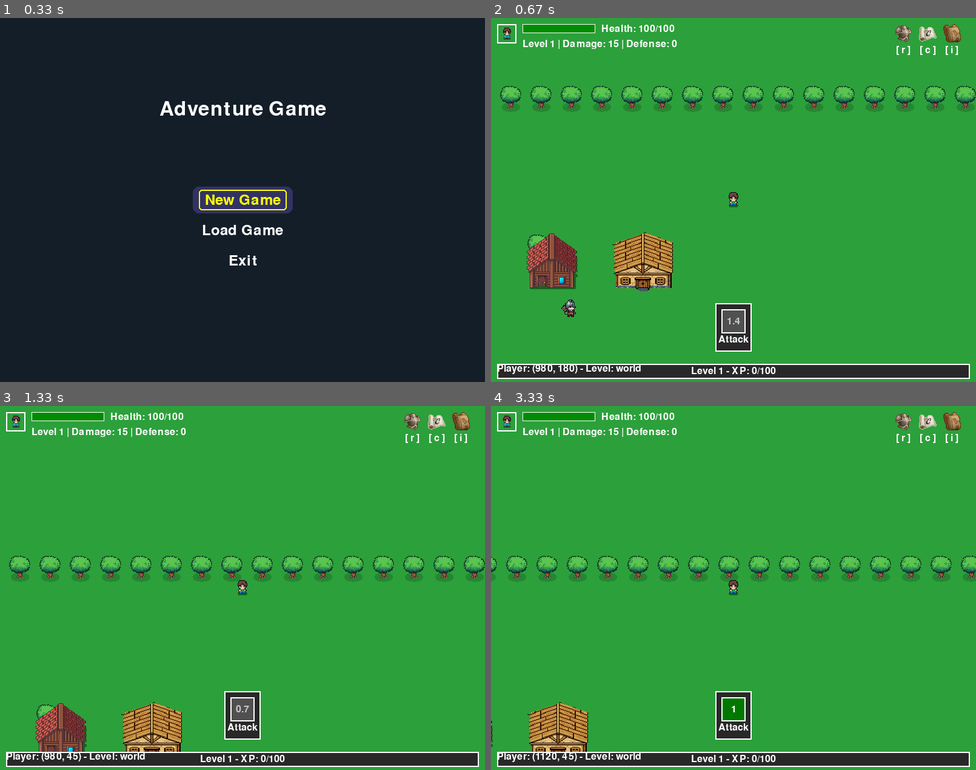
Above: before the commit, frames 1-4 (two rows, left to right).
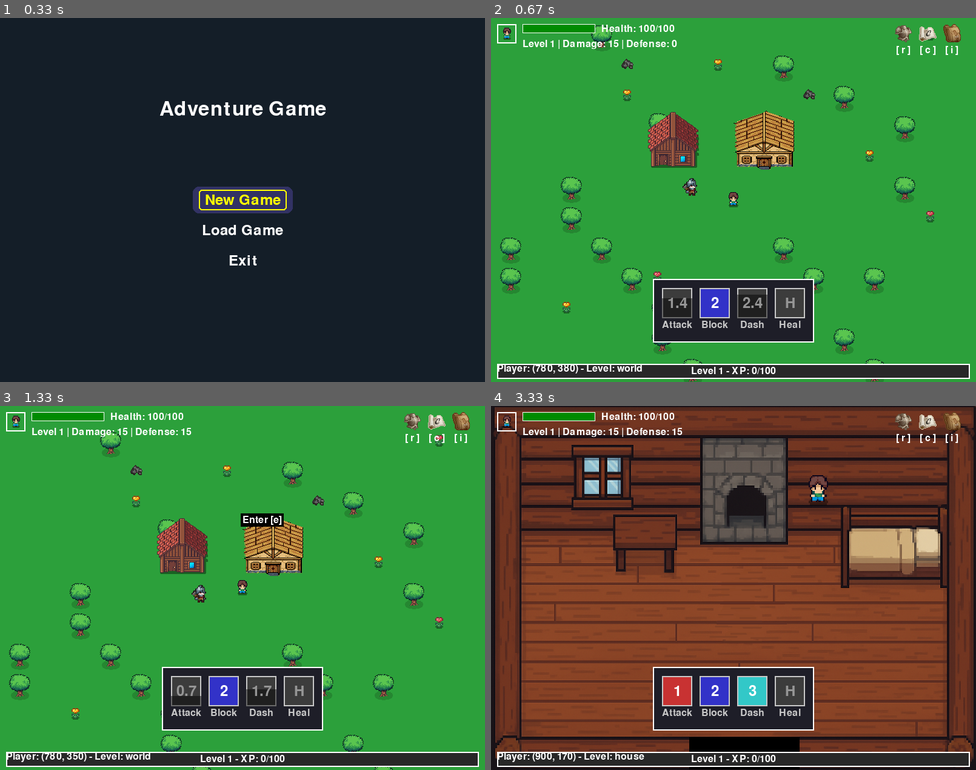
Above: after the commit, the same moments.

Repository: Woodmatthewj522/2DPyGame1
Game: pygame game, started from PythonApplication1/PythonApplication1.py
Two runs of this game, one before a commit and one after it. Both use one fixed random seed, a clock stepped at 60 frames per second and the inputs below.
Inputs:
- Up to frame 1 (0.33 s): no input
- Up to frame 2 (0.67 s): tap Space at 0.33 s
- Up to frame 3 (1.33 s): hold 2 0.67-1.13 s; hold W 0.67-1.13 s; tap 3 at 1.17 s
- Up to frame 4 (3.33 s): tap E at 1.5 s; hold 1 1.83-2.3 s; hold W 1.83-2.3 s; hold W 2.33-2.8 s; hold D 2.83-3.3 s; tap 2 at 2.98 s

Frame 1 is identical in both runs. In frame 2, 18% of the frame differs, in the area x 1-100%, y 2-100%; in frame 3, 17%; in frame 4, 95%, in the area x 0-100%, y 0-100%.

Commit message:
player damage error

Diff:
--- a/PythonApplication1/PythonApplication1.py
+++ b/PythonApplication1/PythonApplication1.py
@@ -1,8 +1,3 @@
-### boss room floor is black, kind of like that
-# respawn after  boss death is in dungeon
-
-
-
 ## -*- coding: utf-8 -*-
 import os
 import random
@@ -57,10 +52,10 @@
 
 # Equipment GUI constants
 EQUIPMENT_SLOT_SIZE = 40
-EQUIPMENT_GAP = 15
+EQUIPMENT_GAP = 20
 EQUIPMENT_ROWS = 2
 EQUIPMENT_COLS = 4
-EQUIPMENT_PANEL_WIDTH = 4 * EQUIPMENT_SLOT_SIZE + 5 * EQUIPMENT_GAP + 20
+EQUIPMENT_PANEL_WIDTH = 4 * EQUIPMENT_SLOT_SIZE + 4 * EQUIPMENT_GAP + 20
 EQUIPMENT_PANEL_HEIGHT = 2 * EQUIPMENT_SLOT_SIZE + 4 * EQUIPMENT_GAP + 100  # Extra space for stats
 EQUIPMENT_X = (WIDTH - EQUIPMENT_PANEL_WIDTH) // 2
 EQUIPMENT_Y = (HEIGHT - EQUIPMENT_PANEL_HEIGHT) // 2
@@ -69,7 +64,9 @@
 DUNGEON_SIZE = 30
 DUNGEON_SPAWN_X = 5 * TILE_SIZE
 DUNGEON_SPAWN_Y = 5 * TILE_SIZE
-
+player_movement_history = []
+is_dashing = False
+dash_cooldown = 0
 # Music constants
 MUSIC_FILES = {
     "main_menu": "main.mp3",       # points to main.mp3
@@ -515,34 +512,7 @@
                 self.charge_cooldown = 6000  # More frequent charges
                 print(f"{self.name} enters Phase 3 - Enraged!")
 
-    def use_special_ability(self, current_time, player):
-        """Boss special attacks that vary by phase."""
-        if current_time - self.last_special_ability < self.special_ability_cooldown:
-            return False
-
-        distance_to_player = math.hypot(
-            player.rect.centerx - self.rect.centerx,
-            player.rect.centery - self.rect.centery
-        )
-
-        if distance_to_player > self.attack_range * 2:
-            return False  # Too far away
-
-        self.last_special_ability = current_time
-
-        if self.phase == 1:
-            # Phase 1: Basic slam attack
-            self._slam_attack(player, current_time)
-
-        elif self.phase == 2:
-            # Phase 2: AOE shockwave
-            self._shockwave_attack(player, current_time)
-
-        elif self.phase == 3:
-            # Phase 3: Multi-hit combo
-            self._combo_attack(player, current_time)
-
-        return True
+
 
     def _slam_attack(self, player, current_time):
         """Basic slam attack - high damage, single target."""
@@ -1187,18 +1157,53 @@
         pygame.quit()
         sys.exit()
 def find_nearest_enemy(player_world_rect):
-    """Find the nearest enemy within attack range."""
+    """Find enemies in the direction the player was moving."""
+    attack_range = COMBAT_RANGE * 1.5  # Longer range
     nearest_enemy = None
     min_distance = float('inf')
 
+    # Get attack direction from recent movement
+    attack_direction = "down"  # default
+    if player_movement_history:
+        attack_direction = player_movement_history[-1][0]
+
+    # Direction vectors
+    direction_map = {
+        "up": (0, -1),
+        "down": (0, 1),
+        "left": (-1, 0),
+        "right": (1, 0)
+    }
+
+    if attack_direction not in direction_map:
+        attack_direction = "down"
+
+    dx, dy = direction_map[attack_direction]
+
     for enemy in enemies:
-        distance = math.sqrt((enemy.rect.centerx - player_world_rect.centerx) ** 2 +
-                           (enemy.rect.centery - player_world_rect.centery) ** 2)
-        if distance <= COMBAT_RANGE and distance < min_distance:
-            nearest_enemy = enemy
-            min_distance = distance
+        # Get distance and direction to enemy
+        to_enemy_x = enemy.rect.centerx - player_world_rect.centerx
+        to_enemy_y = enemy.rect.centery - player_world_rect.centery
+        distance = math.sqrt(to_enemy_x**2 + to_enemy_y**2)
+
+        if distance > attack_range:
+            continue
+
+        # Check if enemy is in the attack direction
+        if distance > 0:
+            to_enemy_x /= distance
+            to_enemy_y /= distance
+
+            # Check if enemy is in attack direction (dot product)
+            direction_match = (dx * to_enemy_x) + (dy * to_enemy_y)
+
+            # Enemy must be somewhat in attack direction
+            if direction_match > 0.3 and distance < min_distance:
+                nearest_enemy = enemy
+                min_distance = distance
 
     return nearest_enemy
+
 def load_text_map(filename):
     """Load a map from a text file."""
     map_data = {
@@ -1704,27 +1709,49 @@
     return chopping_frames
 
 def load_attack_frames():
-    """Loads and scales the attack animation frames."""
+    """Loads attack frames from Player_action.png sheet."""
     try:
-        sheet = pygame.image.load("Player.PNG").convert_alpha()
-        attack_frames = {}
-        # Attack animations are typically in a specific row - you'll need to adjust these coordinates
-        # Based on your sprite sheet layout, find the attack animation rows
-        attack_frames["right"] = [pygame.transform.scale(sheet.subsurface(pygame.Rect(col * 32, 160, 32, 32)), (PLAYER_SIZE, PLAYER_SIZE)) for col in range(4)]
-        attack_frames["left"] = [pygame.transform.flip(frame, True, False) for frame in attack_frames["right"]]
-        attack_frames["up"] = [pygame.transform.scale(sheet.subsurface(pygame.Rect(col * 32, 128, 32, 32)), (PLAYER_SIZE, PLAYER_SIZE)) for col in range(4)]
-        attack_frames["down"] = [pygame.transform.scale(sheet.subsurface(pygame.Rect(col * 32, 192, 32, 32)), (PLAYER_SIZE, PLAYER_SIZE)) for col in range(4)]
-    except:
-        # Fallback attack frames
-        fallback_frame = pygame.Surface((PLAYER_SIZE, PLAYER_SIZE))
-        fallback_frame.fill((255, 100, 100))  # Red tint for attack
+        sheet = pygame.image.load("Player_action.png").convert_alpha()
+        cell_size = 32
+        attack_frames = {"down": [], "right": [], "left": [], "up": []}
+
+        # --- Down attack (row 0, col 1) ---
+        rect = pygame.Rect(1 * cell_size, 0 * cell_size, cell_size, cell_size)
+        down = sheet.subsurface(rect)
+        attack_frames["down"].append(pygame.transform.scale(down, (PLAYER_SIZE, PLAYER_SIZE)))
+
+        # --- Right attack (row 1, col 1) ---
+        rect = pygame.Rect(1 * cell_size, 1 * cell_size, cell_size, cell_size)
+        right = sheet.subsurface(rect)
+        right_scaled = pygame.transform.scale(right, (PLAYER_SIZE, PLAYER_SIZE))
+        left_scaled = pygame.transform.flip(right_scaled, True, False)
+        attack_frames["right"].append(right_scaled)
+        attack_frames["left"].append(left_scaled)
+
+        # --- Up attack (row 2, col 1) ---
+        rect = pygame.Rect(1 * cell_size, 2 * cell_size, cell_size, cell_size)
+        up = sheet.subsurface(rect)
+        attack_frames["up"].append(pygame.transform.scale(up, (PLAYER_SIZE, PLAYER_SIZE)))
+
+        # Pad each with duplicates so you can animate smoother
+        for key in attack_frames:
+            attack_frames[key] = attack_frames[key] * 4  # repeat to make 4 frames
+
+    except Exception as e:
+        print("Error loading attack frames:", e)
+        fallback = pygame.Surface((PLAYER_SIZE, PLAYER_SIZE))
+        fallback.fill((255, 0, 0))
         attack_frames = {
-            "right": [fallback_frame],
-            "left": [fallback_frame],
-            "up": [fallback_frame],
-            "down": [fallback_frame]
+            "down": [fallback] * 4,
+            "right": [fallback] * 4,
+            "left": [fallback] * 4,
+            "up": [fallback] * 4
         }
+
     return attack_frames
+
+
+
 
 def load_enemy_frames():
     """Loads and scales enemy frames."""
@@ -2552,7 +2579,10 @@
 
     # Get current player frame
     if is_attacking:
-        current_frame = attack_frames[last_direction][player_frame_index]
+        frames = attack_frames[last_direction]
+        frame_index = player_frame_index % len(frames)
+        current_frame = frames[frame_index]
+
     elif is_chopping or is_mining:
         current_frame = chopping_frames[last_direction][player_frame_index]
     else:
@@ -3496,38 +3526,57 @@
         screen.blit(label_text, label_rect)
 
 def draw_ability_bar(screen, assets):
-    """Draws a centered ability bar that can be expanded for multiple abilities."""
+    """Enhanced ability bar with better visuals and more abilities."""
     current_time = pygame.time.get_ticks()
 
-    # Ability bar configuration
+    # Define abilities
     abilities = [
         {
             'key': '1',
             'name': 'Attack',
-            'available': player.can_attack(current_time),
-            'cooldown_remaining': max(0, COMBAT_COOLDOWN - (current_time - player.last_attack_time)) if not player.can_attack(current_time) else 0
+            'color': (200, 50, 50),
+            'available': player.can_attack(current_time) and not is_attacking,
+            'cooldown': max(0, COMBAT_COOLDOWN - (current_time - player.last_attack_time)) if not player.can_attack(current_time) else 0
+        },
+        {
+            'key': '2',
+            'name': 'Block',
+            'color': (50, 50, 200),
+            'available': not is_attacking,
+            'cooldown': 0
+        },
+        {
+            'key': '3',
+            'name': 'Dash',
+            'color': (50, 200, 200),
+            'available': (current_time - dash_cooldown > 3000) and not is_attacking,
+            'cooldown': max(0, 3000 - (current_time - dash_cooldown)) if current_time - dash_cooldown <= 3000 else 0
+        },
+        {
+            'key': 'H',
+            'name': 'Heal',
+            'color': (50, 200, 50),
+            'available': get_item_count("Potion") > 0,
+            'cooldown': 0
         }
-        # Future abilities can be added here like:
-        # {'key': '2', 'name': 'Heal', 'available': True, 'cooldown_remaining': 0}
-        # {'key': '3', 'name': 'Dash', 'available': True, 'cooldown_remaining': 0}
     ]
 
-    # Bar dimensions
-    button_size = 40  # Smaller than before
-    button_gap = 10
+    # Bar setup - bigger buttons
+    button_size = 50
+    button_gap = 12
     bar_width = len(abilities) * button_size + (len(abilities) - 1) * button_gap
-    bar_height = button_size + 20  # Extra height for labels
-
-    # Center the bar horizontally, place near bottom
+    bar_height = button_size + 25
+
+    # Position at bottom center
     bar_x = (WIDTH - bar_width) // 2
-    bar_y = HEIGHT - bar_height - 60
-
-    # Background panel (optional, looks nice)
-    panel_rect = pygame.Rect(bar_x - 10, bar_y - 10, bar_width + 20, bar_height + 20)
-    pygame.draw.rect(screen, (40, 40, 40, 180), panel_rect)
+    bar_y = HEIGHT - bar_height - 80
+
+    # Background panel
+    panel_rect = pygame.Rect(bar_x - 15, bar_y - 15, bar_width + 30, bar_height + 30)
+    pygame.draw.rect(screen, (30, 30, 40), panel_rect)
     pygame.draw.rect(screen, (255, 255, 255), panel_rect, 2)
 
-    # Draw each ability button
+    # Draw ability buttons
     for i, ability in enumerate(abilities):
         button_x = bar_x + i * (button_size + button_gap)
         button_y = bar_y
@@ -3535,51 +3584,151 @@
 
         # Button color based on availability
         if ability['available']:
-            button_color = (0, 120, 0)  # Green when ready
+            button_color = ability['color']
             text_color = (255, 255, 255)
             display_text = ability['key']
         else:
-            button_color = (80, 80, 80)  # Gray when on cooldown
-            text_color = (200, 200, 200)
-            cooldown_seconds = ability['cooldown_remaining'] / 1000.0
-            display_text = f"{cooldown_seconds:.1f}"
+            button_color = (60, 60, 60)
+            text_color = (150, 150, 150)
+            if ability['cooldown'] > 0:
+                cooldown_seconds = ability['cooldown'] / 1000.0
+                display_text = f"{cooldown_seconds:.1f}"
+            else:
+                display_text = ability['key']
 
         # Draw button
         pygame.draw.rect(screen, button_color, button_rect)
-        pygame.draw.rect(screen, (255, 255, 255), button_rect, 2)
-
-        # Draw key/cooldown text
-        text_surf = assets["small_font"].render(display_text, True, text_color)
+        pygame.draw.rect(screen, (200, 200, 200), button_rect, 2)
+
+        # Cooldown overlay
+        if ability['cooldown'] > 0:
+            if ability['name'] == 'Attack':
+                cooldown_ratio = ability['cooldown'] / COMBAT_COOLDOWN
+            elif ability['name'] == 'Dash':
+                cooldown_ratio = ability['cooldown'] / 3000
+            else:
+                cooldown_ratio = 0
+
+            overlay_height = int(button_size * cooldown_ratio)
+            if overlay_height > 0:
+                overlay_rect = pygame.Rect(button_x, button_y + (button_size - overlay_height),
+                                         button_size, overlay_height)
+                overlay = pygame.Surface((button_size, overlay_height))
+                overlay.set_alpha(120)
+                overlay.fill((0, 0, 0))
+                screen.blit(overlay, overlay_rect)
+
+        # Button text
+        text_surf = assets["font"].render(display_text, True, text_color)
         text_rect = text_surf.get_rect(center=button_rect.center)
         screen.blit(text_surf, text_rect)
 
-        # Draw ability name below button
-        name_surf = assets["small_font"].render(ability['name'], True, (255, 255, 255))
-        name_rect = name_surf.get_rect(centerx=button_rect.centerx, top=button_rect.bottom + 2)
+        # Ability name
+        name_surf = assets["small_font"].render(ability['name'], True, (200, 200, 200))
+        name_rect = name_surf.get_rect(centerx=button_rect.centerx, top=button_rect.bottom + 3)
         screen.blit(name_surf, name_rect)
+
+        # Show potion count for heal
+        if ability['name'] == 'Heal':
+            potion_count = get_item_count("Potion")
+            if potion_count > 0:
+                count_surf = assets["small_font"].render(str(potion_count), True, (255, 255, 0))
+                count_rect = count_surf.get_rect(bottomright=(button_rect.right - 2, button_rect.bottom - 2))
+                screen.blit(count_surf, count_rect)
 # --- MAIN GAME LOGIC ---
 def handle_movement(keys):
-    """Handles player movement input and updates direction."""
-    global current_direction, last_direction
+    """Enhanced movement that tracks direction for better combat."""
+    global current_direction, last_direction, player_movement_history
+
     dx = dy = 0
+    new_direction = None
+
     if keys[pygame.K_a]:
         dx -= PLAYER_SPEED
-        current_direction = "left"
+        new_direction = "left"
     if keys[pygame.K_d]:
         dx += PLAYER_SPEED
-        current_direction = "right"
+        new_direction = "right"
     if keys[pygame.K_w]:
         dy -= PLAYER_SPEED
-        current_direction = "up"
+        new_direction = "up"
     if keys[pygame.K_s]:
         dy += PLAYER_SPEED
-        current_direction = "down"
-    if dx == 0 and dy == 0:
+        new_direction = "down"
+
+    # Update directions and track movement
+    if new_direction:
+        current_direction = new_direction
+        last_direction = new_direction
+
+        # Track recent movement for better attacks
+        current_time = pygame.time.get_ticks()
+        player_movement_history.append((new_direction, current_time))
+
+        # Keep only recent movement (last 500ms)
+        player_movement_history = [
+            (direction, timestamp) for direction, timestamp in player_movement_history
+            if current_time - timestamp < 500
+        ]
+    else:
         current_direction = "idle"
-    else:
-        last_direction = current_direction
+
     return dx, dy
 
+def handle_dash(current_time):
+    """Simple dash ability"""
+    global dash_cooldown, is_dashing, map_offset_x, map_offset_y
+
+    if current_time - dash_cooldown < 3000:  # 3 second cooldown
+        return False
+
+    if is_attacking:
+        return False
+
+    # Get dash direction
+    dash_direction = "down"  # default
+    if player_movement_history:
+        dash_direction = player_movement_history[-1][0]
+
+    # Dash distance
+    dash_amount = 80
+
+    # Apply dash movement
+    if dash_direction == "up":
+        map_offset_y -= dash_amount
+    elif dash_direction == "down":
+        map_offset_y += dash_amount
+    elif dash_direction == "left":
+        map_offset_x -= dash_amount
+    elif dash_direction == "right":
+        map_offset_x += dash_amount
+
+    dash_cooldown = current_time
+
+    # Visual feedback
+    floating_texts.append(FloatingText(
+        "Dash!",
+        (player_pos.x, player_pos.y - 20),
+        color=(100, 255, 255),
+        lifetime=500
+    ))
+
+    print(f"Dashed {dash_direction}!")
+    return True
+
+def handle_block():
+    """Simple block that adds defense"""
+    # Add temporary defense boost
+    player.add_status_effect("block", 1000, defense=15)
+
+    floating_texts.append(FloatingText(
+        "Block!",
+        (player_pos.x, player_pos.y - 20),
+        color=(100, 100, 255),
+        lifetime=500
+    ))
+
+    print("Blocking! +15 Defense for 1 second")
 
 def handle_collision(new_world_rect):
     """Checks for collision with world objects depending on current level."""
@@ -3806,14 +3955,17 @@
         give_starting_items(assets)
         load_map("forest")
 
-    # Get frames
+    # Get framesd
     player_frames = handle_playing_state.player_frames
     chopping_frames = handle_playing_state.chopping_frames
     attack_frames = handle_playing_state.attack_frames
     enemy_frames = handle_playing_state.enemy_frames
 
     # Attack animation variables
-    attack_animation_duration = 600
+    attack_animation_duration = 400
+    attack_duration = 400
+    if attack_timer >= attack_duration:
+        attack_duration = 250
     current_time = pygame.time.get_ticks()
 
     # Update player
@@ -3893,27 +4045,50 @@
             handle_boss_room_interactions(event, player_pos, assets)
 
         if event.type == pygame.KEYDOWN:
+
             # Combat controls
-            if event.key == pygame.K_1:
-                if player.can_attack(current_time):
+            if event.key == pygame.K_1 or event.key == pygame.K_SPACE:
+                if player.can_attack(current_time) and not is_attacking:
                     is_attacking = True
                     attack_timer = 0
 
+                    # Player world rect
                     player_world_rect = get_player_world_rect()
-                    target_enemy = find_nearest_enemy(player_world_rect)
-                    if target_enemy:
-                        equipped_weapon = equipment_slots.get("weapon")
-                        player_damage = player.get_total_damage(equipped_weapon)
-                        if target_enemy.take_damage(player_damage):
-                            player.gain_experience(target_enemy.experience_reward)
-                            enemies.remove(target_enemy)
-                            print(f"Defeated {target_enemy.type}! Gained {target_enemy.experience_reward} XP")
-
-                        player.last_attack_time = current_time
-                        print(f"Player attacks for {player_damage} damage!")
-                    else:
-                        player.last_attack_time = current_time
-                        print("Attack!")
+
+                    # Attack area (expand around the player by some pixels)
+                    ATTACK_RANGE = 48  # adjust size to feel right
+                    attack_box = player_world_rect.inflate(ATTACK_RANGE, ATTACK_RANGE)
+
+                    equipped_weapon = equipment_slots.get("weapon")
+                    base_damage = player.get_total_damage(equipped_weapon)
+
+                    # Flag to check if we hit something
+                    hit_any = False
+
+                    for enemy in enemies[:]:  # copy since we may remove enemies
+                        if attack_box.colliderect(enemy.rect):
+                            hit_any = True
+                            final_damage = base_damage
+
+                            if enemy.take_damage(final_damage):
+                                player.gain_experience(enemy.experience_reward)
+                                enemies.remove(enemy)
+                                print(f"Defeated {enemy.type}! Gained {enemy.experience_reward} XP")
+
+                            print(f"Hit {enemy.type} for {final_damage} dmg!")
+
+                    if not hit_any:
+                        print("Attack missed!")
+
+                    # Set cooldown
+                    player.last_attack_time = current_time
+
+
+            # New ability keys
+            elif event.key == pygame.K_2:
+                handle_block()
+            elif event.key == pygame.K_3:
+                handle_dash(current_time)
 
             # Use potion
             if event.key == pygame.K_h:
--- a/PythonApplication1/forest.txt
+++ b/PythonApplication1/forest.txt
@@ -1,31 +1,31 @@
 TTTTTTTTTTTTTTTTTTTTTTTTTTTTTTTTTTTT
 T..................................TTT	T	T
-T..F.......T.......................TTT	   T
-T..................................TT	T   T
-T...................@..............TT
-T............H..H.................TTTTTTTTTTTTTTTTTT
-T............N...######..............................T
-T..................................................T 	T
+T..F...S...T..........F............TTT	   T
+T....F......S..F.T..........F......TT	T   T
+T..F..S.....F.....ST...............TT
+T...T........H..H....T....S.......TTTTTTTTTTTTTTTTTTT
+T......F.....N......F..s......T....................TT
+T.........T..........T..............T.......F......T T	T
+T.....T...T.....@.....F...T....F.........S.........TT
+T..L....T..T.....T.................F...............T  T		T
+T..T..T.T...TF....T.T.....T..S.S...S.....T....S....T T      T
+T....T....F..T.....................................TT
+T..F...T.....T.....T....T...S...S............F.....TT
+T..T.....s....T.....T...S........T.....F...........TT
+T.....F......T.....................................T  T
+T..F........T..T.....T.T.....S...S..........T......T T T     T   T
+T....T.T.....T..T.......T..........................TT
+T...........T....T.....T......S.......S........F...TT
+T.F...s...F....T..T....T.T.T......T........T.......T T
+T..................T.....T..........TF.............TT
+T..F..T....S.......T.......T...S...................TT
+T......T.........T..T.........T.....T........T.....T T T
+T..T....F...S.......T.T.T.....T............S.......T T  T  T
+T.......S......S.....S...T......T.T................TT
+T..T........T......T.......T...MP...T.......S......T T T
 T..................................................T
-T..L...............................F...............T  T		T
-T...................T.....T..............T.........T       T
-T.........F........................................T
-T...........................s......................T
-T........s..........T............T.................T
-T..................................................T  T
-T...........T.......T............S..........T......T       T   T
-T......T................T..........................T
-T...........T.........................S............T
-T.....s..............T......T..............T.......T T
-T...................................T..............T
-T......................s.......s...................T
-T......T.........T..T.......T.......T........T.....T  T
-T.......................T..................S.......T   T  T
-T.......s......s.....s......T.....T................T
-T..T........T..............T...MP...T.......S......T T T
-T..................................................T
-TTTTTTTTTTTTTTTTTTTTTTTT..TTTTTTTTTTTTTTTTTTTTTTTTTT
-T		T   T  T..T	T      T    T T
+TTTTTTTTTTTTTTTTTTTTTTTTTTTTTTTTTTTTTTTTTTTTTTTTTTTT
+TTTTTTTTTTTTTTTTTTTTTTTTTTTTTTTTTTTTTTTTTTTTTTTTTTTT
 T	T    T      T  T..T....T....T..
 		       T..T	T      T    T T
 T	T    T      T  T..TT..T	T      T    T T
Binary file added: PythonApplication1/Player_action.png
